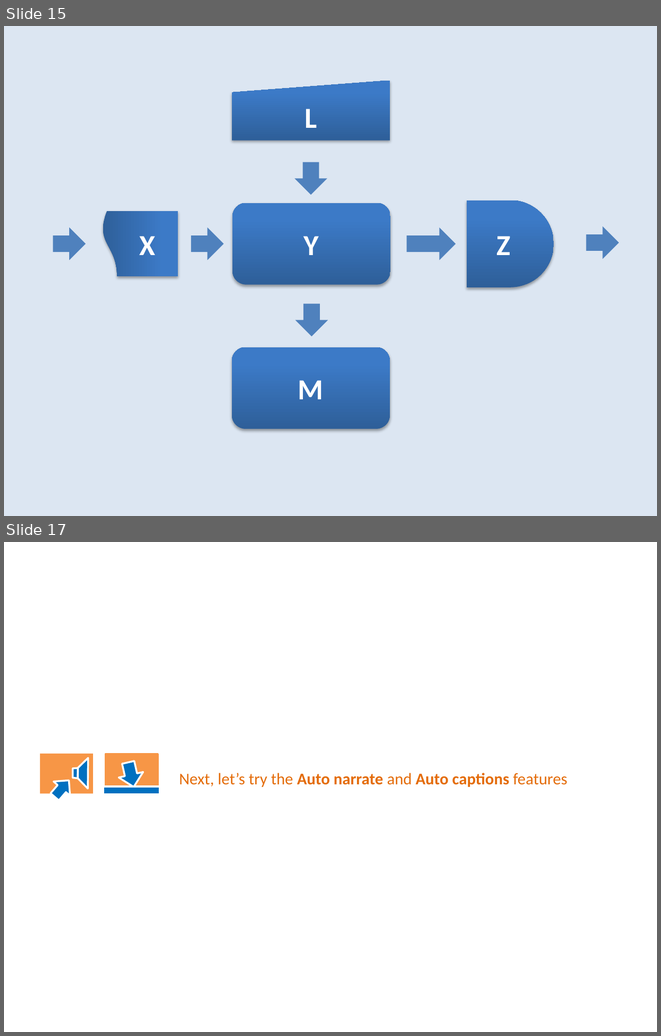
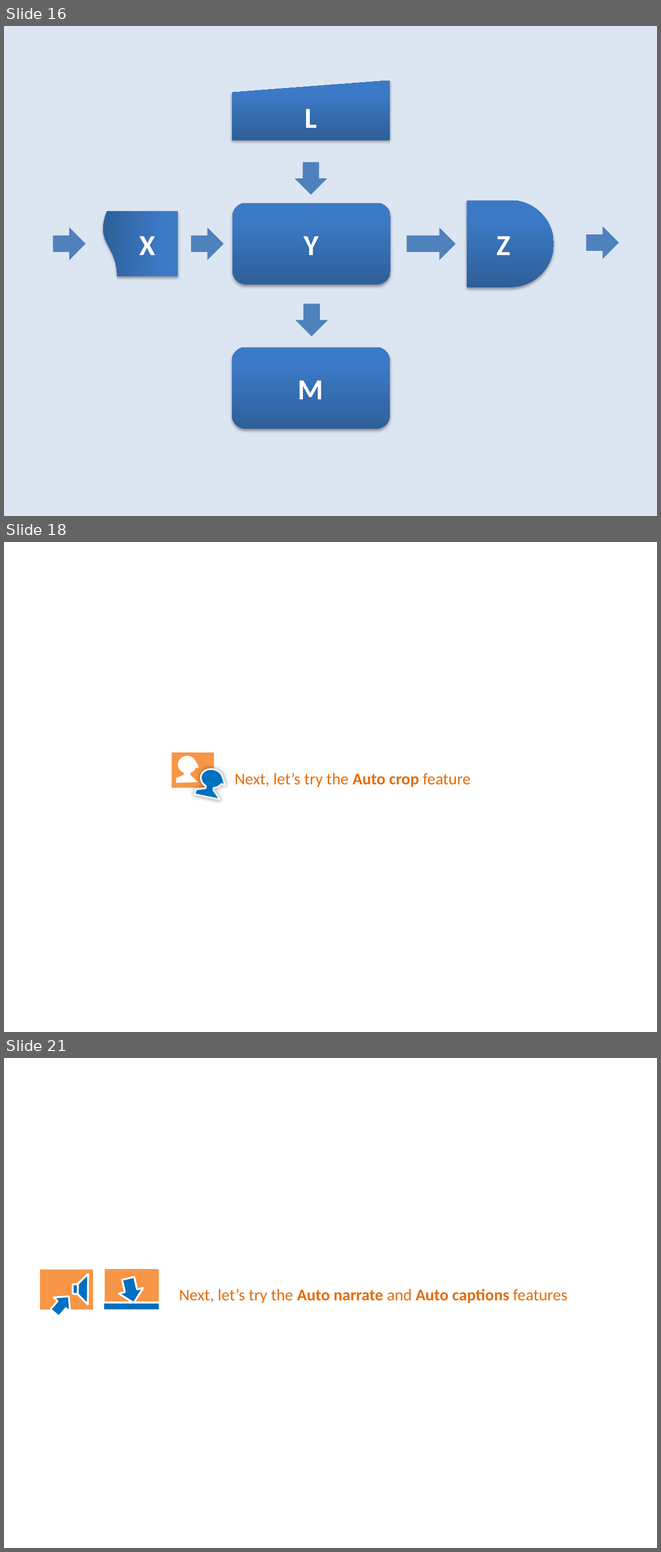
Before and after one commit to PowerPointLabs/PowerPointLabs-Website, a slide deck: samples/tutorial.pptx. Shown one above the other, each under a label of ours: slides 15 and 17 before the commit, slides 16, 18 and 21 after it; the slides between them are not shown. The pictures are 661x1036 and 661x1552 pixels, drawn with LibreOffice and Linux fonts; fonts in the diff are those of the drawing. Boxes give left, top, right and bottom in pixels: in the first picture for what was removed or moved away, otherwise in the second. Text is boxed around its words. In the diff, an @@ line names an element or a change of style, - is before the commit and + after.

```diff
--- a/samples/tutorial.pptx
+++ b/samples/tutorial.pptx
@@ slide 18 added at (4,542,657,1032), background #FFFFFF @@
@@ freeform shape added at (172,752,214,787), fill #F79646 @@
@@ freeform shape added at (194,767,228,801), fill #0070C0, outline #F2F2F2 2 pt @@
@@ text added at (235,773,470,787), 18 pt, text #E46C0A @@
+Next, let’s try the Auto crop feature
@@ what was slide 15 is now slide 16 @@
@@ what was slide 17 is now slide 21 @@
```
Also in this commit, not shown: 3 slides changed, 3 other slides added.
